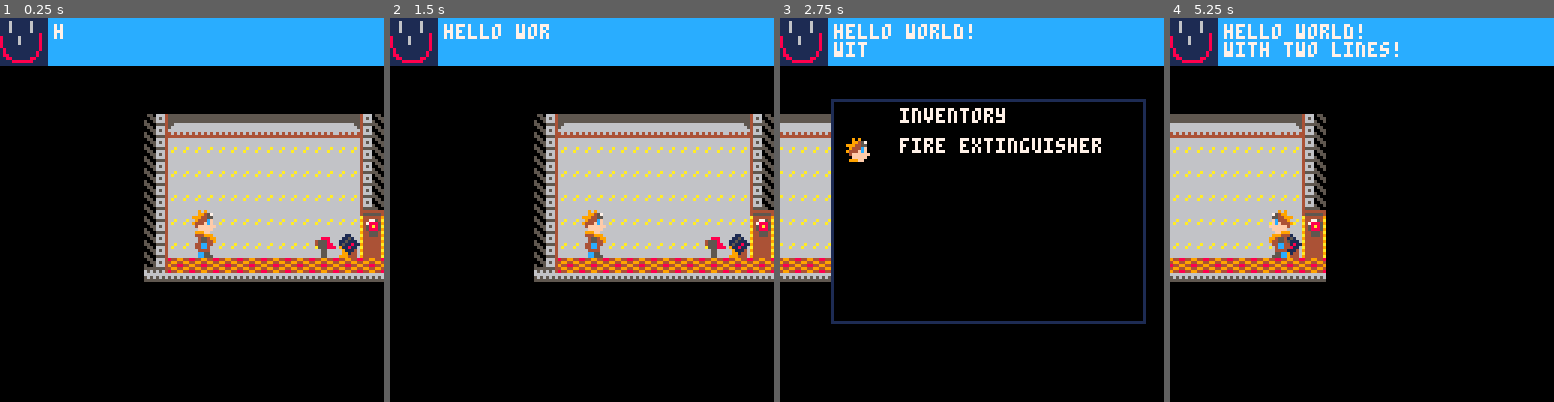
Above: before the commit, frames 1-4 (left to right).
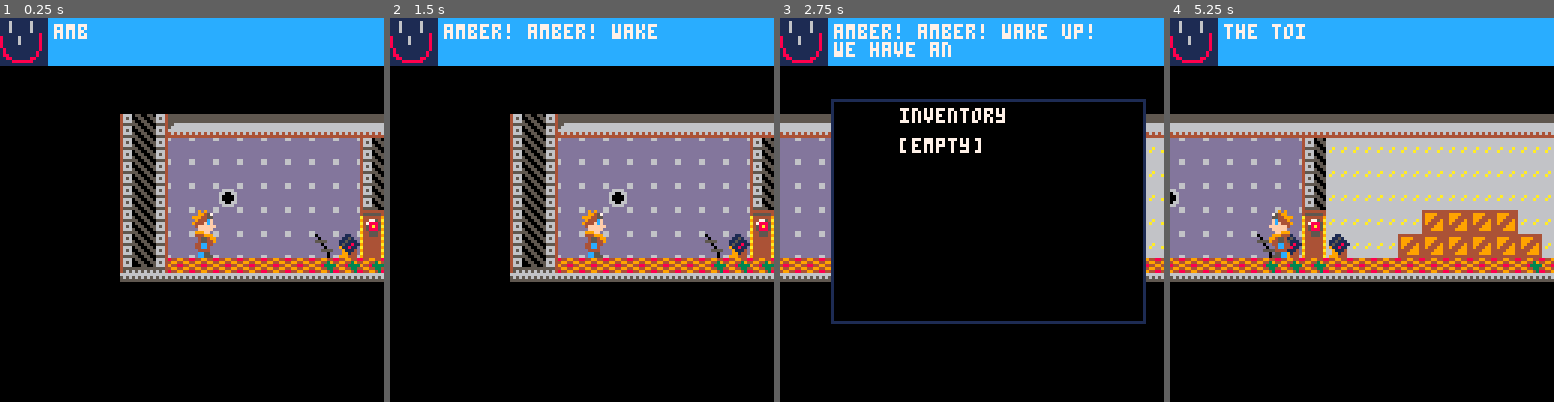
Above: after the commit, the same moments.

Repository: nsatragno/pico8-carts
Game: PICO-8 cartridge space_kludge/space_kludge.p8
Same seed, same stepped clock (60 frames per second), same inputs: the game is played once before the commit and once after it.
Inputs:
- Up to frame 1 (0.25 s): no input
- Up to frame 2 (1.5 s): tap X (X key) at 0.33, 1.07 s; tap O (Z key) at 0.7 s
- Up to frame 3 (2.75 s): hold Right 1.6-2.1 s; tap O (Z key) at 1.7, 2.1, 2.5 s; tap X (X key) at 1.85 s; hold Up 2.15-2.42 s; hold Right from 2.47 s (still down)
- Up to frame 4 (5.25 s): tap O (Z key) every 0.4 s from 2.9 to 4.9 s; tap X (X key) at 2.97, 4.08, 5.2 s; release Right at 3.03 s; hold Left 3.08-3.58 s; hold Down 3.63-3.97 s; hold Right 4.02-4.68 s; hold Up 4.73-5.03 s; hold Left from 5.08 s (still down)

The runs differ from the first frame. In frame 1, 16% of the frame differs, in the area x 14-100%, y 1-69%; in frame 2, 17%; in frame 3, 8.3%; in frame 4, 37%, in the area x 0-100%, y 1-69%.

Commit message:
[kludge] More tutorial.

Diff:
--- a/space_kludge/space_kludge.p8
+++ b/space_kludge/space_kludge.p8
@@ -189,23 +189,32 @@
     ticks = 0,
     messages = messages,
 
+    set = function(self, messages)
+      self.messages = messages
+      self.ticks = 0
+    end,  -- dialog:set
+
     update = function(self)
+      if #self.messages <= 0 then
+        return true
+      end
       self.ticks += 1
-      self.current_message = sub(messages[1].text, 0, self.ticks / 10)
-      if self.ticks / 10 > #messages[1].text + 12 then
+      self.current_message = sub(self.messages[1].text, 0, self.ticks / 5)
+      if self.ticks / 5 > #self.messages[1].text + 12
+         and not self.messages[1].persistent then
         self.ticks = 0
-        deli(messages, 1)
-        if #messages <= 0 then
-          return true
-        end
+        deli(self.messages, 1)
       end
     end,  -- dialog:update
 
     draw = function(self)
+      if #self.messages <= 0 then
+        return
+      end
       camera()
       rectfill(0, 0, 127, 15, 12)
       print(self.current_message, 18, 2, 7)
-      spr(messages[1].sprite, 0, 0, 2, 2)
+      spr(self.messages[1].sprite, 0, 0, 2, 2)
       camera(g_camera.x, g_camera.y)
     end,  -- dialog:draw
   }
@@ -384,7 +393,7 @@
             if g_player.x < rect.x + 4 then
               g_player.x = rect.x - 8
             else
-              g_player.x = rect.x + 8
+              g_player.x = rect.x + 9
             end
           end
         end
@@ -414,13 +423,47 @@
   return fire
 end  -- create_fire
 
+function create_tutorial_script(messages, target)
+  local first_time = true
+
+  return {
+    toggle = function(self, on)
+      if first_time then
+        g_dialog:set(messages)
+        first_time = false
+      end
+      target:toggle(on)
+    end,  -- switch.target:toggle
+  }
+end  -- create_tutorial_script
+
 function _init()
   g_player = create_player()
   g_actors = {}
 
   add(g_actors, create_door(144, 104, 2))
-  add(g_actors, create_switch(136, 112, g_actors[#g_actors]))
-  add(g_actors, create_extinguisher(128, 112))
+  add(g_actors, create_switch(136, 112, create_tutorial_script({
+    {
+      text = "jump (⬆️) to make it\nthrough the cargo",
+      sprite = 32,
+      persistent = true,
+    }
+  }, g_actors[#g_actors])))
+  add(g_actors, create_switch(152, 112, g_actors[#g_actors - 1]))
+  add(g_actors, create_door(512, 40, 3))
+  add(g_actors, create_switch(504, 56, create_tutorial_script({
+    {
+      text = "make haste!\ni need to use that toilet!",
+      sprite = 32,
+    },
+    {
+      text = "use the teleporter to\nquickly get there",
+      sprite = 32,
+      persistent = true,
+    },
+  }, g_actors[#g_actors])))
+  add(g_actors, create_door(554, 40, 3))
+  add(g_actors, create_switch(562, 56, g_actors[#g_actors]))
 
   g_map = {
     draw = function(self)
@@ -472,16 +515,26 @@
     end,  -- camera:update
   }
 
-  add(g_actors, create_dialog({
+  g_dialog = create_dialog({
     {
-      text = "hello world!\nwith two lines!",
+      text = "amber! amber! wake up!\nwe have an emergency!",
       sprite = 32,
     },
     {
-      text = "i love you kat!",
-      sprite = 34,
+      text = "the toilet in cargo bay c\nis clogged again!",
+      sprite = 32,
     },
-  }))
+    {
+      text = "can you go take a look?",
+      sprite = 32,
+    },
+    {
+      text = "open (⬇️) that door and get\nthere quick!",
+      sprite = 32,
+      persistent = true,
+    },
+  })
+  add(g_actors, g_dialog)
 
   add(g_actors, g_player)
 end  -- _init()
@@ -579,15 +632,15 @@
 0000000000000000000000000000000000000000000000000000000000000000000000000000000000000000000000000000000000000000000000000000000000000000000000000000000000000000000000000000000000000000000000000000000000000000000000000000000000000000000000000000000000000000
 0000000000000000000000000000000000000000000000000000000000000000000000000000000000000000000000000000000000000000000000000000000000000000000000000000000000000000000000000000000000000000000000000000000000000000000000000000000000000000000000000000000000000000
 0000000000000000000000000000000000000000000000000000000000000000000000000000000000000000000000000000000000000000000000000000000000000000000000000000000000000000000000000000000000000000000000000000000000000000000000000000000000000000000000000000000000000000
-0000000000000000000000000000000000000000000000000000000000000000000000000000000000000000000000000000000000000000000000000000000000000000000000000000000000000000000000000000000000000000000000000000000000000000000000000000000000000000000000000000000000000000
-0000000000000000000000000000000000000000000000000000000000000000000000000000000000000000000000000000000000000000000000000000000000000000000000000000000000000000000000000000000000000000000000000000000000000000000000000000000000000000000000000000000000000000
-0000000000000000000000000000000000000000000000000000000000000000000000000000000000000000000000000000000000000000000000000000000000000000000000000000000000000000000000000000000000000000000000000000000000000000000000000000000000000000000000000000000000000000
-0000000000000000000000000000000000000000000000000000000000000000000000000000000000000000000000000000000000000000000000000000000000000000000000000000000000000000000000000000000000000000000000000000000000000000000000000000000000000000000000000000000000000000
-0000000000000000000000000000000000000000000000000000000000000000000000000000000000000000000000000000000000000000000000000000000000000000000000000000000000000000000000000000000000000000000000000000000000000000000000000000000000000000000000000000000000000000
-0000000000000000005152535353535353545000000000000000000000000000000000000000000000000000000000000000000000000000000000000000000000000000000000000000000000000000000000000000000000000000000000000000000000000000000000000000000000000000000000000000000000000000
-0000000000000000005163636363636363635000000000000000000000000000000000000000000000000000000000000000000000000000000000000000000000000000000000000000000000000000000000000000000000000000000000000000000000000000000000000000000000000000000000000000000000000000
-0000000000000000005163636363636363635000000000000000000000000000000000000000000000000000000000000000000000000000000000000000000000000000000000000000000000000000000000000000000000000000000000000000000000000000000000000000000000000000000000000000000000000000
-0000000000000000005163636363636363635000000000000000000000000000000000000000000000000000000000000000000000000000000000000000000000000000000000000000000000000000000000000000000000000000000000000000000000000000000000000000000000000000000000000000000000000000
-0000000000000000005163636363636363636300000000000000000000000000000000000000000000000000000000000000000000000000000000000000000000000000000000000000000000000000000000000000000000000000000000000000000000000000000000000000000000000000000000000000000000000000
-0000000000000000005163636363636363636300000000000000000000000000000000000000000000000000000000000000000000000000000000000000000000000000000000000000000000000000000000000000000000000000000000000000000000000000000000000000000000000000000000000000000000000000
-0000000000000000004640404040404040404000000000000000000000000000000000000000000000000000000000000000000000000000000000000000000000000000000000000000000000000000000000000000000000000000000000000000000000000000000000000000000000000000000000000000000000000000
+0000000000000000000000000000000000000000000000000000000000000000000000000000000000005152535353535353535353535353535353535353535353535353535353535353535353535354000000000000000000000000000000000000000000000000000000000000000000000000000000000000000000000000
+0000000000000000000000000000000000000000000000000000000000000000000000000000000000005163636363636363636363636363636363636363636363494949496363636363636363635051000000000000000000000000000000000000000000000000000000000000000000000000000000000000000000000000
+0000000000000000000000000000000000000000000000000000000000000000000000000000000000005163636363636363636363636363636363636363636363494949496363636363636363635051000000000000000000000000000000000000000000000000000000000000000000000000000000000000000000000000
+0000000000000000000000000000000000000000000000000000000000000000000000000000000000005163636363636363636363636363636363636363636363494949496363636363636363635051000000000000000000000000000000000000000000000000000000000000000000000000000000000000000000000000
+0000000000000000000000000000000000000000000000000000000000000000000000000000000000005163636363636363636363636363636363444444445051494949495044444463636363635051000000000000000000000000000000000000000000000000000000000000000000000000000000000000000000000000
+0000000000000000505152535353535353535353535353535353535353535353535353535353535353535163636363636363636363707070636363636363635051496049495051636363636363635051000000000000000000000000000000000000000000000000000000000000000000000000000000000000000000000000
+0000000000000000505165656565656565655063636363636363636363636363636363636363636363636363636363636363636363707070636363636363635051404949405051636363636363635051000000000000000000000000000000000000000000000000000000000000000000000000000000000000000000000000
+0000000000000000505165656565656565655063636363636363636363636363636363636363636363636363636363636363636363707070636363636363635051494949495051636363636363635051000000000000000000000000000000000000000000000000000000000000000000000000000000000000000000000000
+0000000000000000505165656065656565655063636363636363636363636370707070636363636363636363636370707070636363707070636363636363635051494949495051636363636363635051000000000000000000000000000000000000000000000000000000000000000000000000000000000000000000000000
+0000000000000000505165656565656565656363636363707070706363636370707070636363636363636363707070707070636363636363636363636363705051494949495051636363636363635051000000000000000000000000000000000000000000000000000000000000000000000000000000000000000000000000
+0000000000000000505165656565656564656363636370707070707063636370707070636363636363636363707070707070636363636363636363636370705051494949495051636363636363635051000000000000000000000000000000000000000000000000000000000000000000000000000000000000000000000000
+0000000000000000474640404040404041414140404040404040404140404041414040404140404040404040404040404040404040404040404040404040404746424242424746404040404040404746000000000000000000000000000000000000000000000000000000000000000000000000000000000000000000000000
